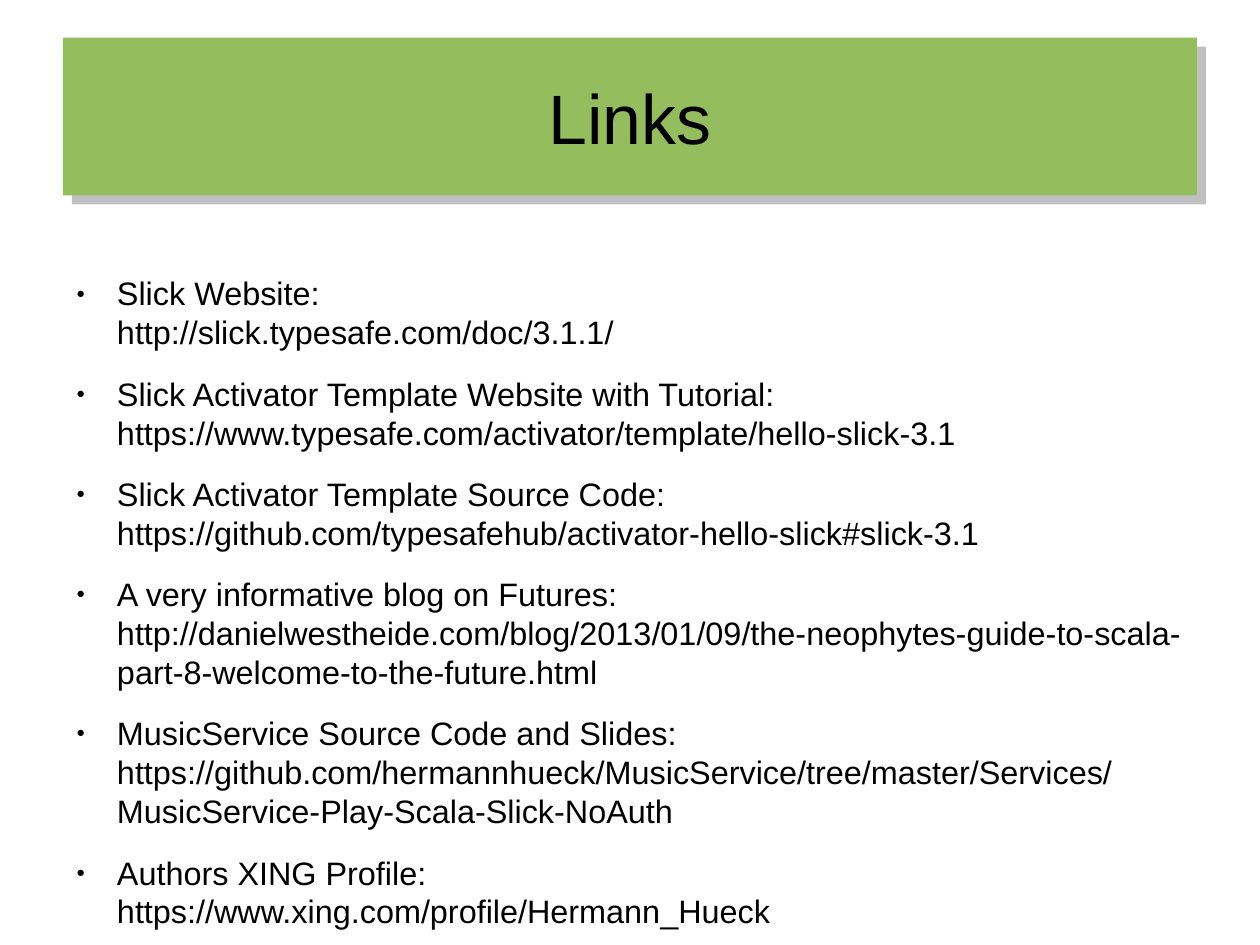
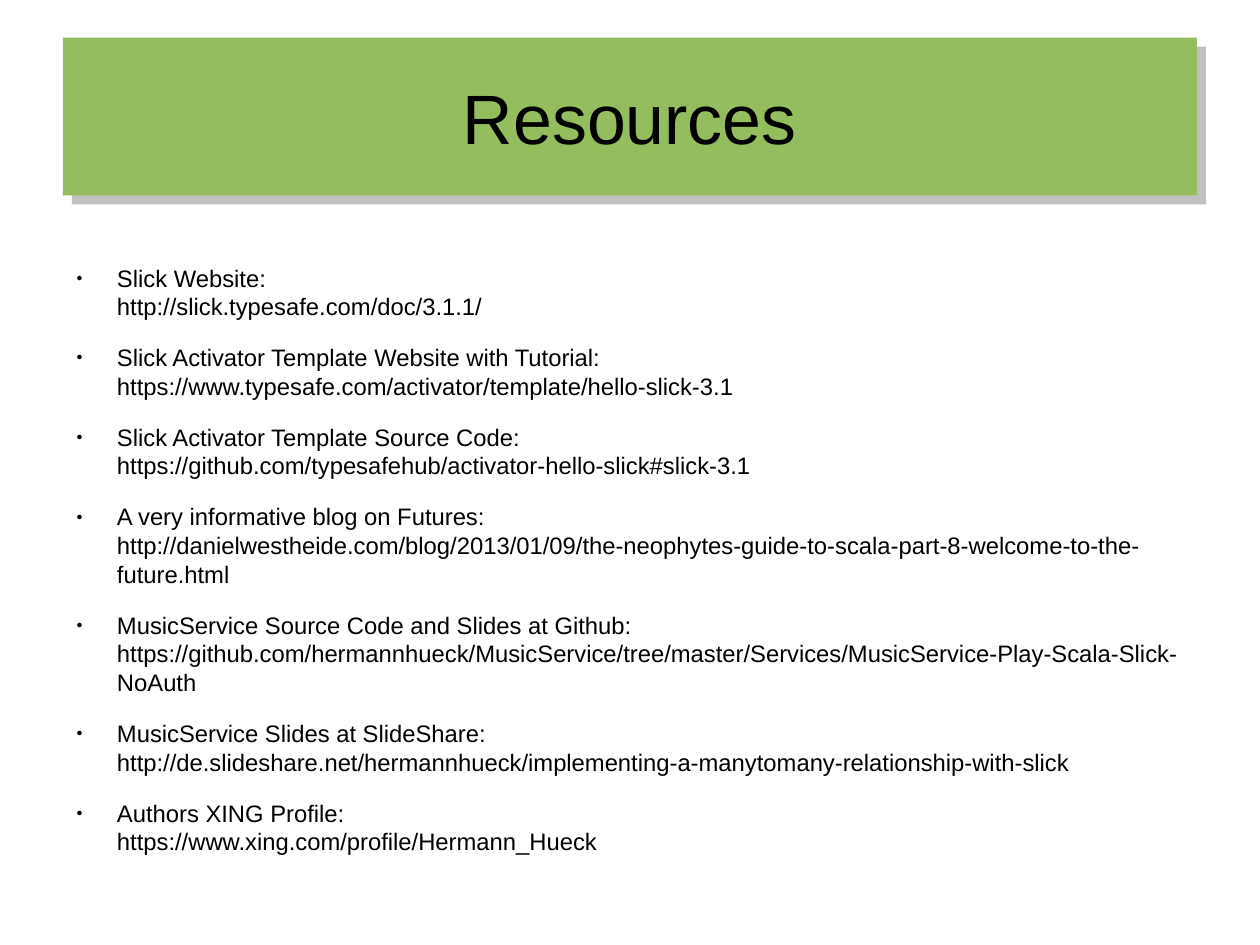
Before and after one commit to hermannhueck/MusicService, a slide deck: slide 26 of Services/MusicService-Play-Scala-Slick-NoAuth/Slides/2016-01-19_Implementing-a-many-to-many-Relationship-with-Slick.odp. Drawn at 1260x945 pixels with LibreOffice and Linux fonts; fonts in the diff are those of the drawing. Boxes give left, top, right and bottom in pixels: in the first picture for what was removed or moved away, otherwise in the second. Text is boxed around its words. In the diff, an @@ line names an element or a change of style, - is before the commit and + after.

Commit message:
Slides improved

```diff
--- a/Services/MusicService-Play-Scala-Slick-NoAuth/Slides/2016-01-19_Implementing-a-many-to-many-Relationship-with-Slick.odp
+++ b/Services/MusicService-Play-Scala-Slick-NoAuth/Slides/2016-01-19_Implementing-a-many-to-many-Relationship-with-Slick.odp
@@ title at (x1=463, y1=96, x2=797, y2=145): text changed @@
-Links
+Resources
@@ text at (x1=117, y1=269, x2=1139, y2=855): size 20.4 to 15 pt in "Slick Website: http://slick.typesafe.com/doc/3.1.1/", "Slick Activator Template Website with Tutorial: https://www. ...", "Slick Activator Template Source Code: https://github.com/typ ...", "A very informative blog on Futures: http://danielwestheide.c ..." and 1 more places @@
@@ text at (x1=117, y1=616, x2=1177, y2=776): text changed; size 20.4 to 15 pt @@
-● MusicService Source Code and Slides: https://github.com/hermannhueck/MusicService/tree/master/Services/MusicService-Play-Scala-Slick-NoAuth
+● MusicService Source Code and Slides at Github: https://github.com/hermannhueck/MusicService/tree/master/Services/MusicService-Play-Scala-Slick-NoAuth
+● MusicService Slides at SlideShare:
+  http://de.slideshare.net/hermannhueck/implementing-a-manytomany-relationship-with-slick
```
Also in this commit, not shown: 1 other slide changed, 1 other file.
